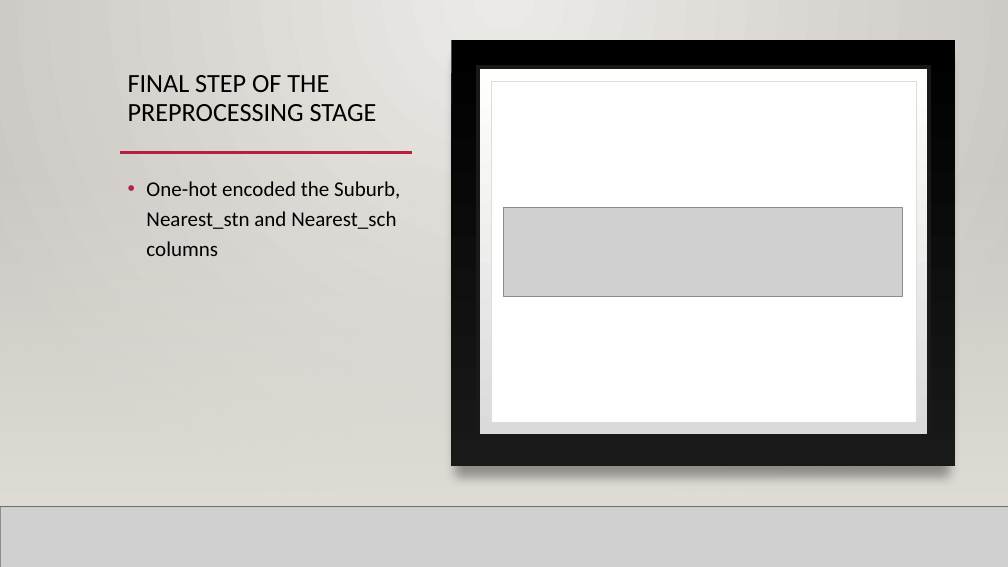
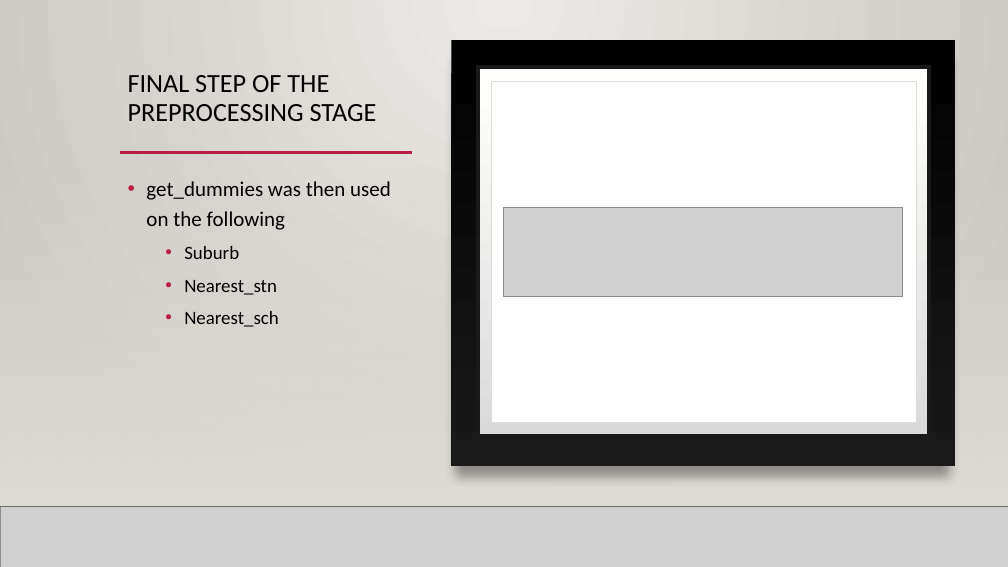
Before and after one commit to TroyFoote/Exploring_Perth_House_Prices, a slide deck: slide 6 of Exploring perth house prices.pptx. Drawn at 1008x567 pixels with LibreOffice and Linux fonts; fonts in the diff are those of the drawing; grey boxes stand for pictures; background and template pictures are left out. Boxes give left, top, right and bottom in pixels: in the first picture for what was removed or moved away, otherwise in the second. Text is boxed around its words. In the diff, an @@ line names an element or a change of style, - is before the commit and + after.

```diff
--- a/Exploring perth house prices.pptx
+++ b/Exploring perth house prices.pptx
@@ text at (146,181,391,327): text changed @@
-• One-hot encoded the Suburb, Nearest_stn and Nearest_sch columns
+• get_dummies was then used on the following
+  • Suburb
+  • Nearest_stn
+  • Nearest_sch
```
Also in this commit, not shown: 7 other slides changed, 2 slides added, 1 slide removed, 2 other files.
